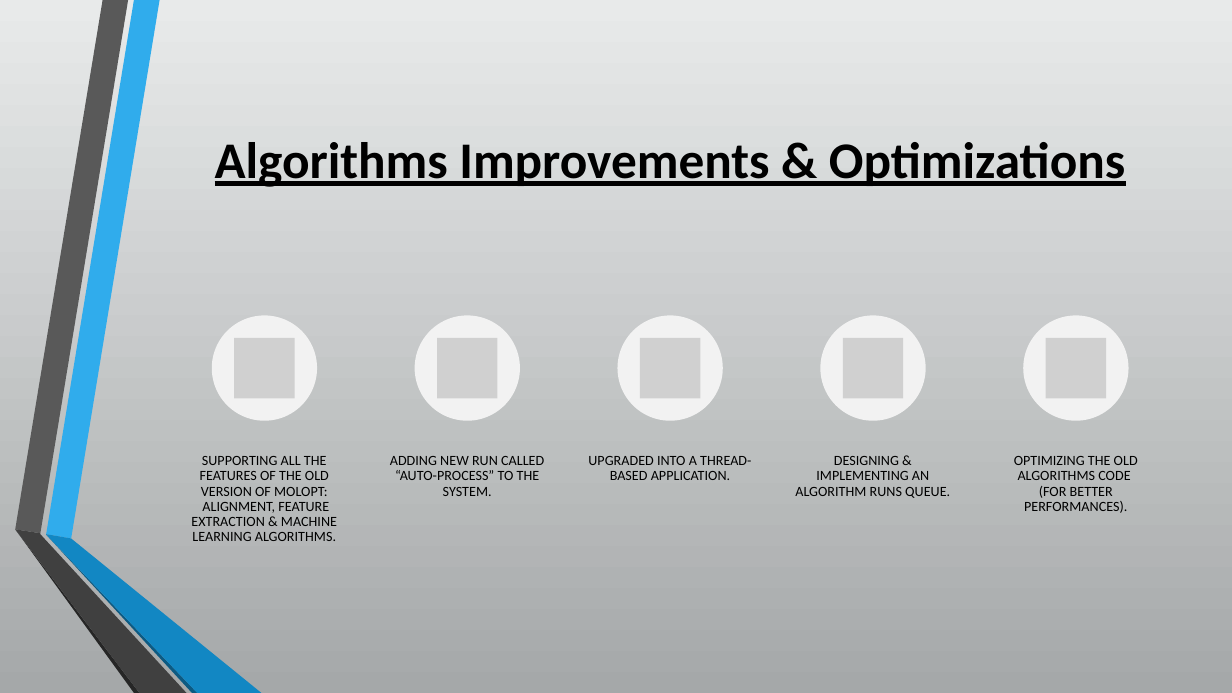
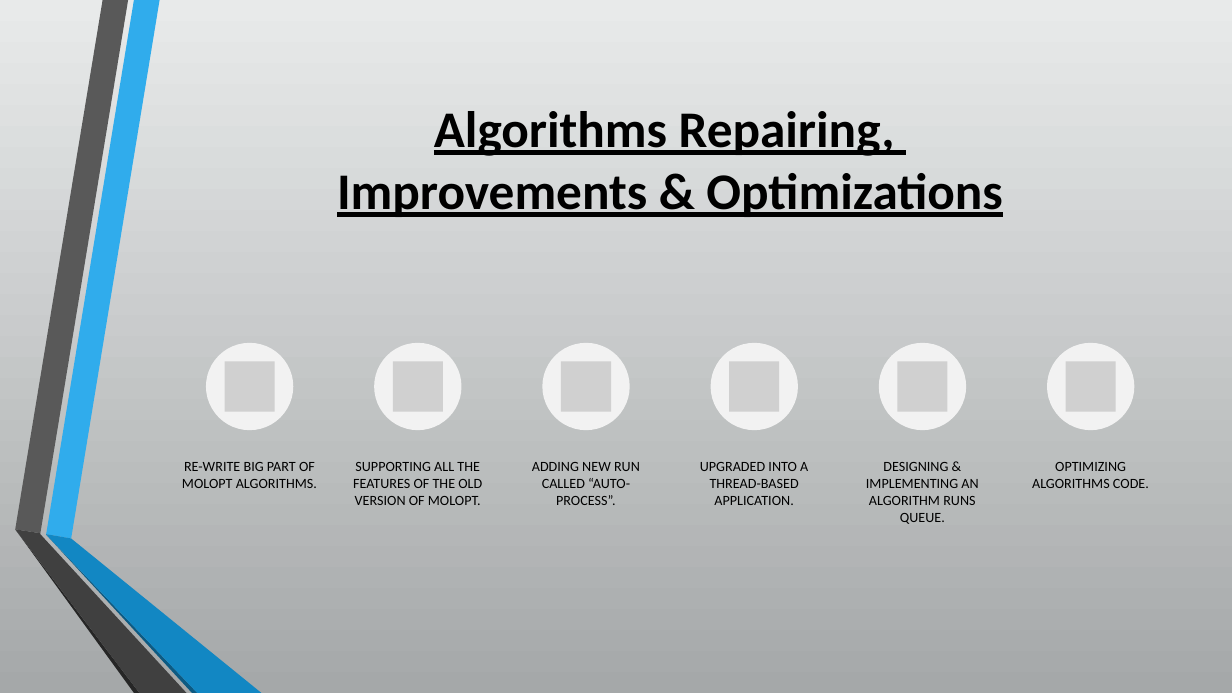
Before and after one commit to csbarak/MolOpt_Students_2023, a slide deck: slide 10 of Documents/Molopt - Full Project Presentation.pptx. Drawn at 1232x693 pixels with LibreOffice and Linux fonts; fonts in the diff are those of the drawing; grey boxes stand for pictures. Boxes give left, top, right and bottom in pixels: in the first picture for what was removed or moved away, otherwise in the second. Text is boxed around its words. In the diff, an @@ line names an element or a change of style, - is before the commit and + after.

Commit message:
Update Molopt - Full Project Presentation.pptx
Due to Ehud request

```diff
--- a/Documents/Molopt - Full Project Presentation.pptx
+++ b/Documents/Molopt - Full Project Presentation.pptx
@@ title at (337,111,1002,217): text changed @@
-Algorithms Improvements & Optimizations
+Algorithms Repairing,
+Improvements & Optimizations
@@ ellipse: place and size @@
-ellipse at (212,315,317,421)
+ellipse at (206,343,294,431)
@@ ellipse: place and size @@
-ellipse at (415,315,520,421)
+ellipse at (374,343,462,431)
@@ ellipse: place and size @@
-ellipse at (617,315,723,421)
+ellipse at (543,343,630,431)
@@ ellipse: place and size @@
-ellipse at (821,315,926,421)
+ellipse at (879,343,967,431)
@@ group removed at (234,338,1106,398): 4 pictures @@
@@ ellipse: place and size @@
-ellipse at (1023,315,1128,421)
+ellipse at (1047,343,1135,431)
@@ picture: place and size @@
-picture at (640,338,701,398)
+picture at (561,361,611,411)
@@ group added at (182,343,1116,488): 5 pictures, 1 text, 1 ellipse @@
+RE-WRITE BIG PART OF MOLOPT ALGORITHMS.
@@ text at (353,462,482,505): text changed @@
-SUPPORTING ALL THE FEATURES OF THE OLD VERSION OF MOLOPT:
-ALIGNMENT, FEATURE EXTRACTION & MACHINE LEARNING ALGORITHMS.
+SUPPORTING ALL THE FEATURES OF THE OLD VERSION OF MOLOPT.
@@ text at (532,462,640,505): text changed @@
-ADDING NEW RUN CALLED “AUTO-PROCESS” TO THE SYSTEM.
+ADDING NEW RUN CALLED “AUTO-PROCESS”.
@@ text "UPGRADED INTO A THREAD-BASED APPLICATION." at (700,462,808,505): line spacing 0.9 to 1 @@
@@ text "UPGRADED INTO A THREAD-BASED APPLICATION.": place and size @@
-text "UPGRADED INTO A THREAD-BASED APPLICATION." at (588,456,751,480)
+text "UPGRADED INTO A THREAD-BASED APPLICATION." at (700,462,808,505)
@@ text "DESIGNING & IMPLEMENTING AN ALGORITHM ...": place and size @@
-text "DESIGNING & IMPLEMENTING AN ALGORITHM ..." at (795,456,950,498)
+text "DESIGNING & IMPLEMENTING AN ALGORITHM ..." at (866,462,978,524)
@@ text "DESIGNING & IMPLEMENTING AN ALGORITHM ..." at (866,462,978,524): line spacing 0.9 to 1 @@
@@ text at (1032,462,1149,488): text changed @@
-OPTIMIZING THE OLD ALGORITHMS CODE
-(FOR BETTER PERFORMANCES).
+OPTIMIZING ALGORITHMS CODE.
```
Also in this commit, not shown: 7 other slides changed, 3 slides added.
